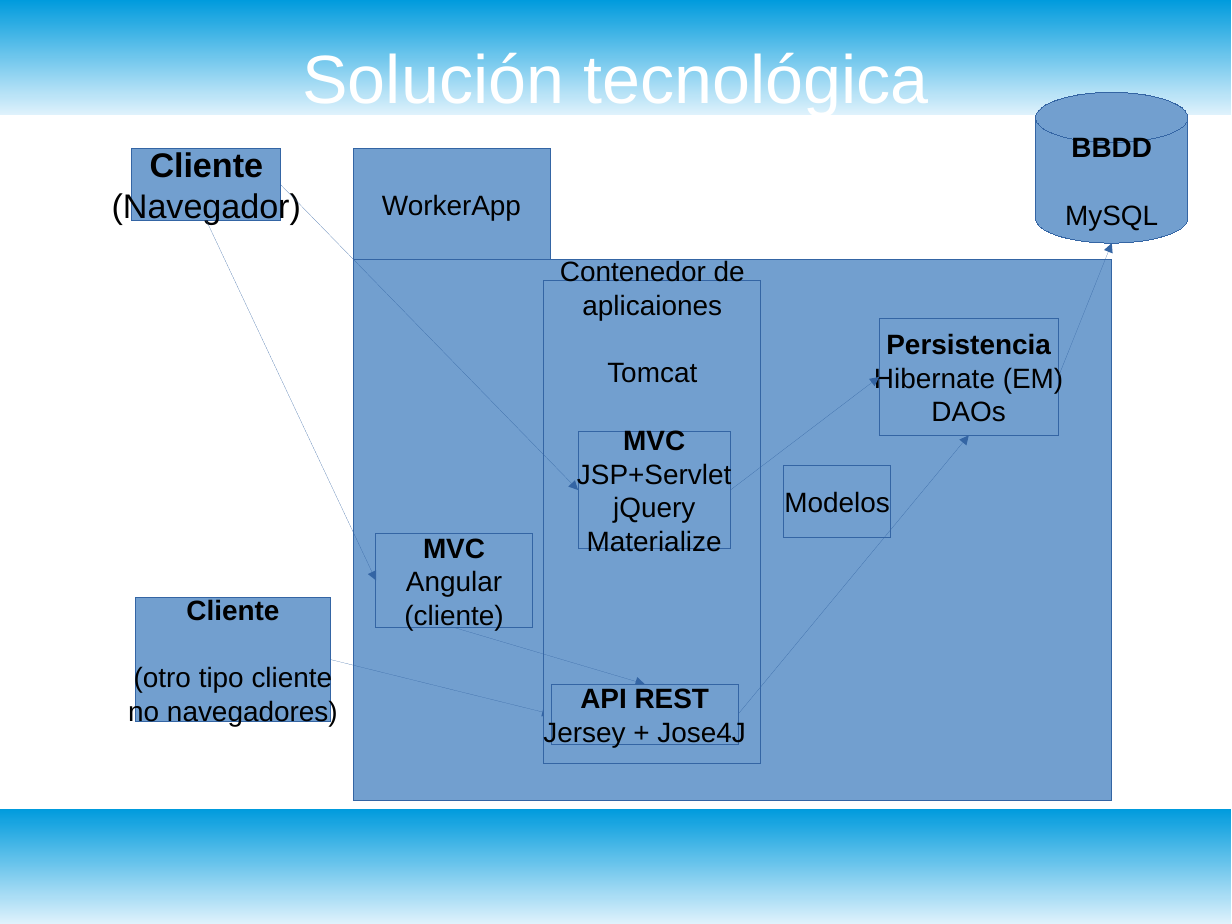
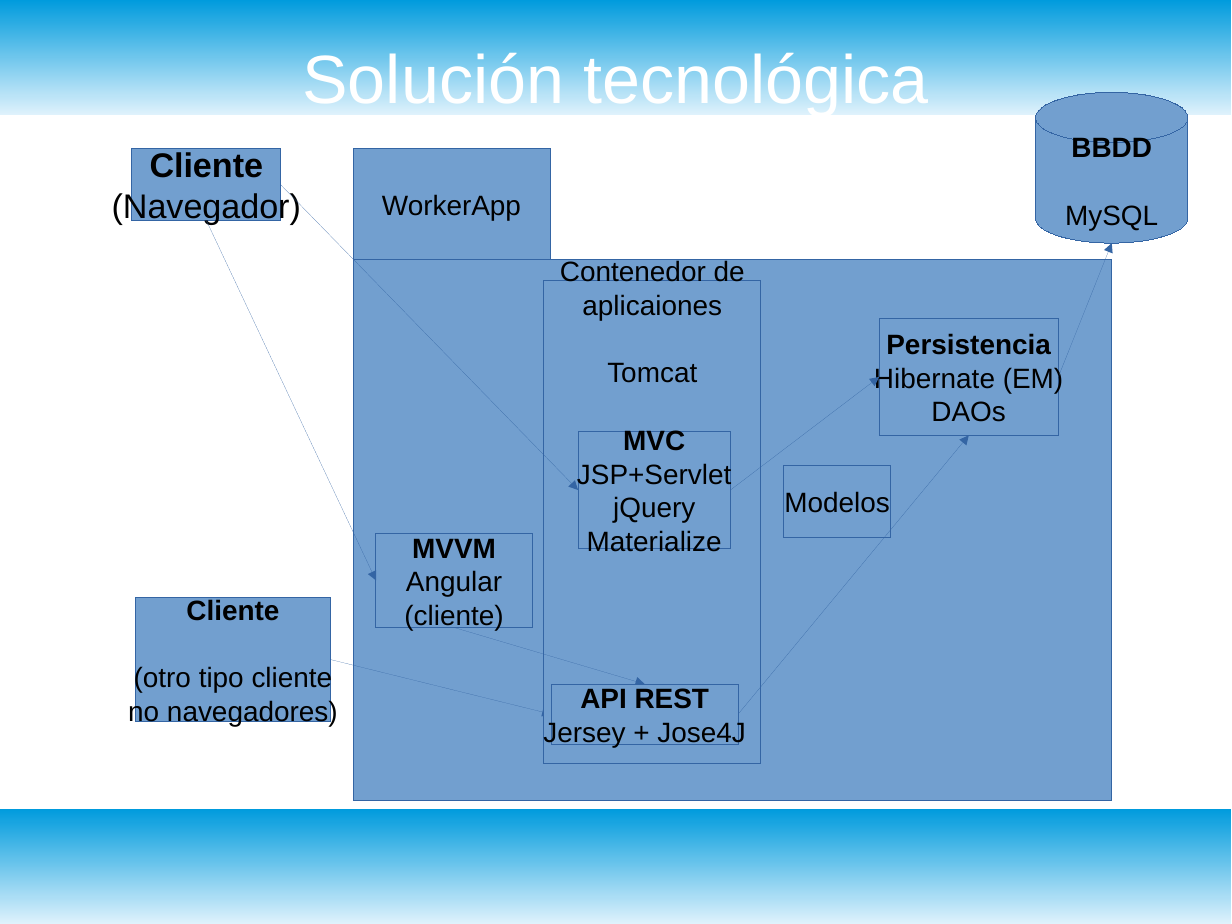
Before and after one commit to bugtamer/WorkerApp2, a slide deck: slide 6 of doc/presentación.odp. Drawn at 1232x924 pixels with LibreOffice and Linux fonts; fonts in the diff are those of the drawing. Boxes give left, top, right and bottom in pixels: in the first picture for what was removed or moved away, otherwise in the second. Text is boxed around its words. In the diff, an @@ line names an element or a change of style, - is before the commit and + after.

```diff
--- a/doc/presentación.odp
+++ b/doc/presentación.odp
@@ text in rectangle at <box>412,538,496,558</box>: text changed @@
-MVC
+MVVM
```
Also in this commit, not shown: 2 other slides changed.
